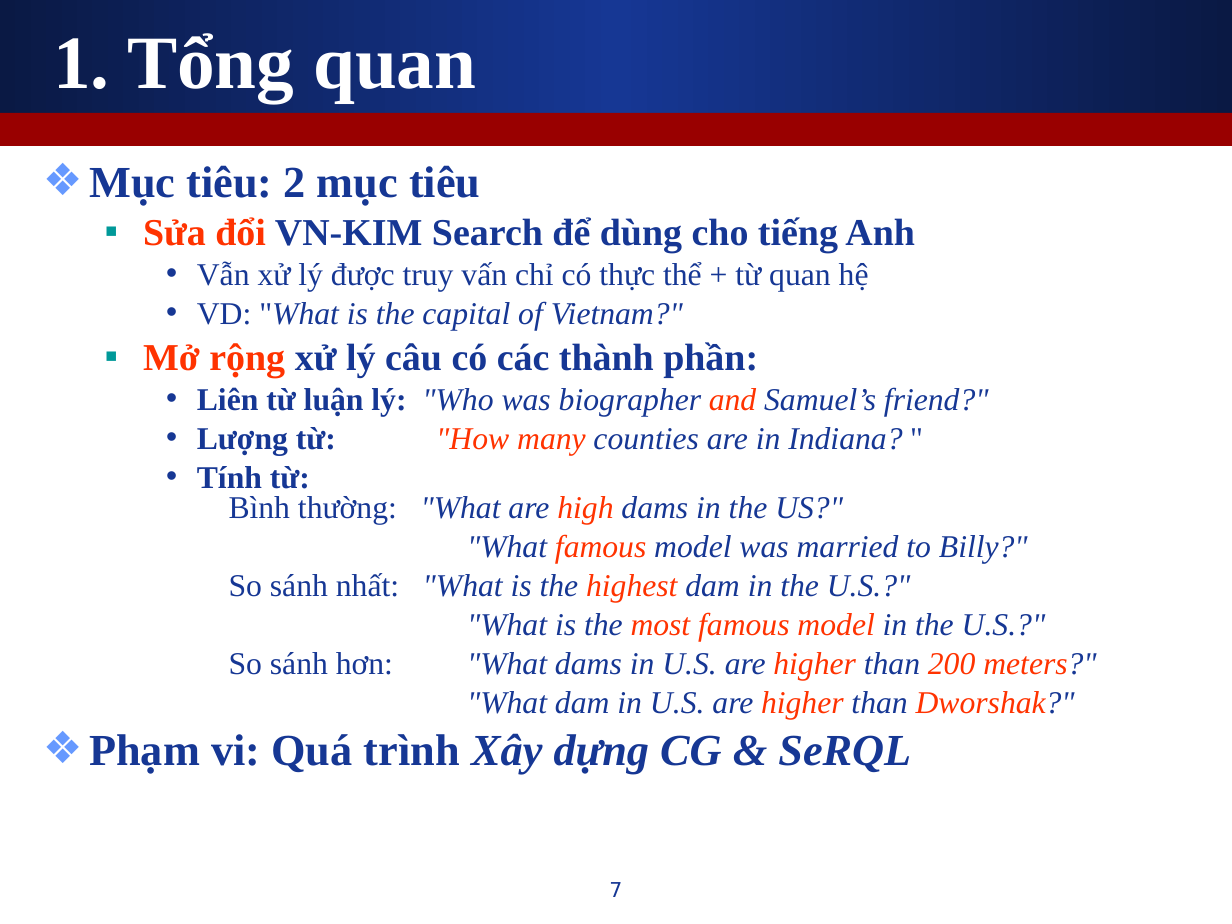
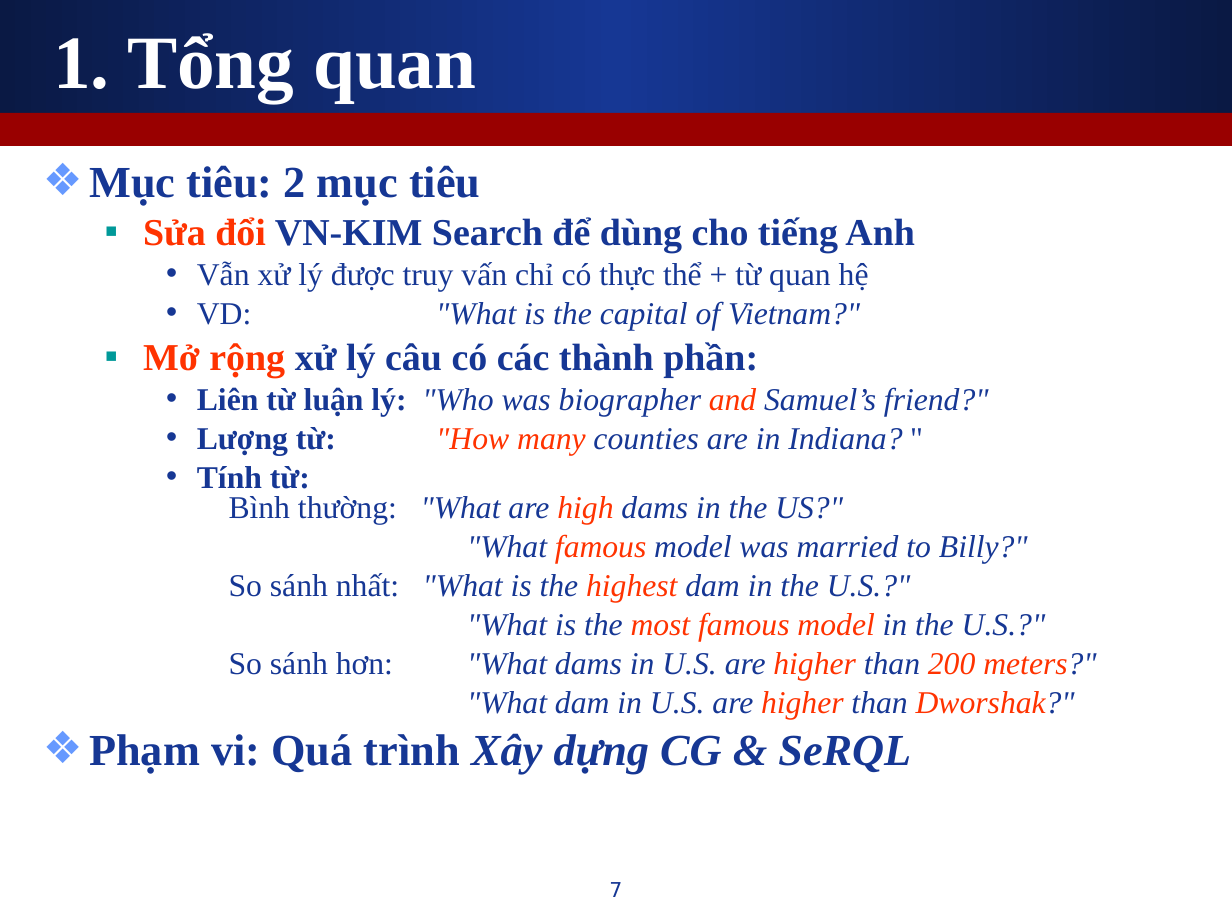
Before and after one commit to leaderwing/kt-kimres, a slide deck: slide 7 of note/Copy of [Thesis] Presentation.ppt. Drawn at 1232x924 pixels with LibreOffice and Linux fonts; fonts in the diff are those of the drawing. Boxes give left, top, right and bottom in pixels: in the first picture for what was removed or moved away, otherwise in the second. Text is boxed around its words. In the diff, an @@ line names an element or a change of style, - is before the commit and + after.

```diff
--- a/note/Copy of [Thesis] Presentation.ppt
+++ b/note/Copy of [Thesis] Presentation.ppt
@@ text at (197,301,860,331): italic on in ""What" @@
```
Also in this commit, not shown: 2 other slides changed.
